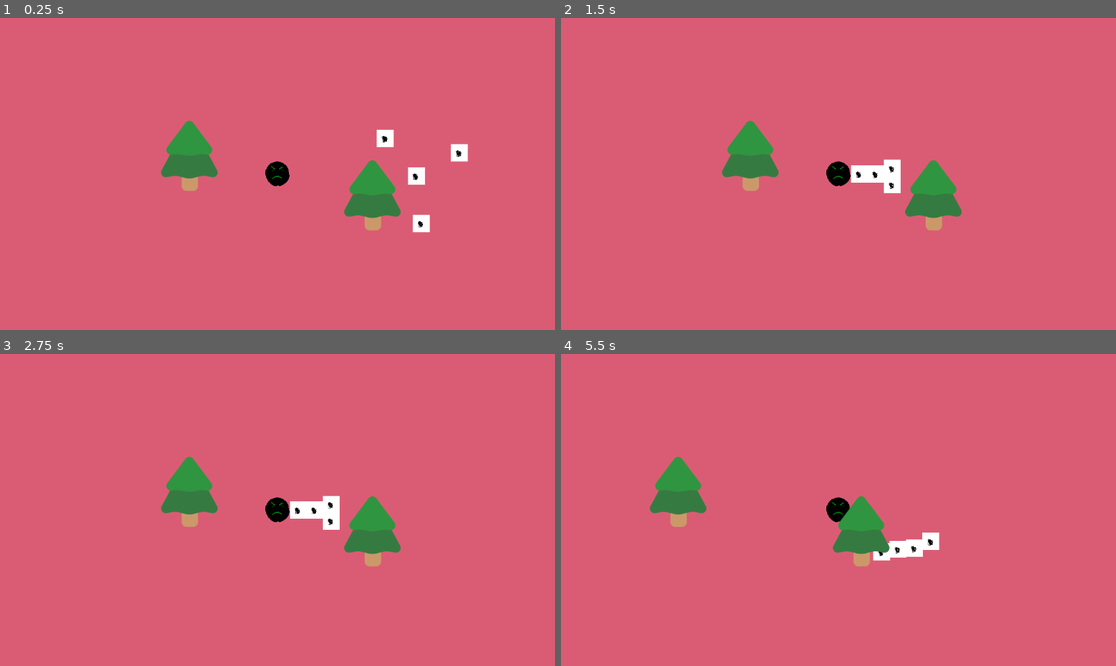
Above: before the commit, frames 1-4 (two rows, left to right).
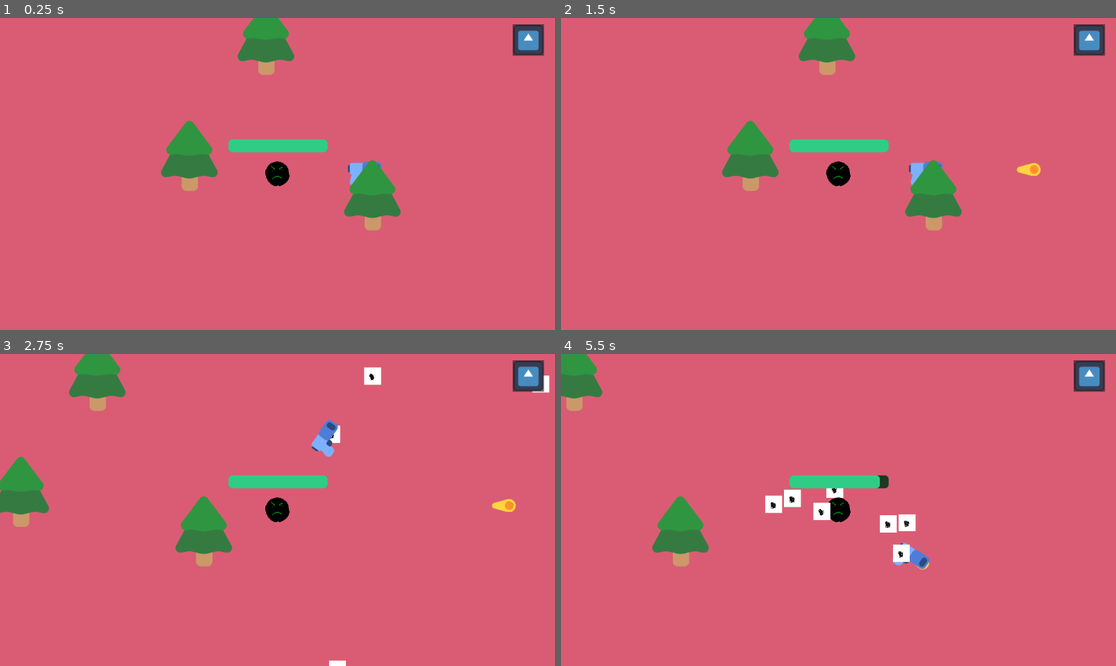
Above: after the commit, the same moments.

Repository: Reshlynt/StickArms
Game: Godot game, scene res://scene/StickRaceGame.tscn
The game is run twice, just before and just after one commit, with the same random seed, the same clock (stepped at 60 frames per second) and the same inputs. The engine's default icon, where the game draws it, is replaced by a stand-in: a white triangle on a blue panel in a dark square.
Inputs (mouse positions are in pixels of both pictures, inside the frame that each line leads up to):
- Up to frame 1 (0.25 s): no input
- Up to frame 2 (1.5 s): click (1088, 39) at 0.52 s; click (838, 217) at 1.25 s, where only the run after the commit has a clickable "Resume"
- Up to frame 3 (2.75 s): hold D (move_right) from 2.03 s (still down)
- Up to frame 4 (5.5 s): release D (move_right) at 2.78 s; hold S (move_down) 2.78-3.53 s; hold D (move_right) 3.53-4.28 s; hold W (move_up) 4.28-5.03 s; hold A (move_left) from 5.03 s (still down)

The runs differ from the first frame. In frame 1, 3.5% of the frame differs, in the area x 41-99%, y 0-69%; in frame 2, 3.6%; in frame 3, 9.1%, in the area x 0-99%, y 0-100%; in frame 4, 7.7%.

Commit message:
created basic scripts, pause menu, and restart game

Diff:
--- a/enemies/enemy.tscn
+++ b/enemies/enemy.tscn
@@ -7,6 +7,8 @@
 size = Vector2(34, 34)
 
 [node name="Enemy" type="CharacterBody2D"]
+collision_layer = 2
+collision_mask = 3
 script = ExtResource("1_1lb3c")
 
 [node name="Sprite2D" type="Sprite2D" parent="."]
--- a/scene/StickRaceGame.tscn
+++ b/scene/StickRaceGame.tscn
@@ -1,11 +1,20 @@
-[gd_scene load_steps=4 format=3 uid="uid://cn88yvujw1flg"]
+[gd_scene load_steps=7 format=3 uid="uid://cn88yvujw1flg"]
 
+[ext_resource type="Script" path="res://scene/game_manager.gd" id="1_h4cdg"]
 [ext_resource type="PackedScene" uid="uid://bdhnytpd8u7s2" path="res://scene/player.tscn" id="1_p3jh8"]
 [ext_resource type="PackedScene" uid="uid://o287tvwofyxp" path="res://scene/tree.tscn" id="2_m4uln"]
-[ext_resource type="PackedScene" uid="uid://dpd0jj5b88wwe" path="res://enemies/enemy.tscn" id="3_7nock"]
+[ext_resource type="Texture2D" uid="uid://dpecgfk23omgh" path="res://icon.svg" id="4_26u7q"]
+[ext_resource type="Script" path="res://scene/pause_manager.gd" id="5_prhwm"]
+
+[sub_resource type="Curve2D" id="Curve2D_vc822"]
+_data = {
+"points": PackedVector2Array(0, 0, 0, 0, -149, -176, 0, 0, 0, 0, -151, 852, 0, 0, 0, 0, 1474, 846, 0, 0, 0, 0, 1472, -171, 0, 0, 0, 0, -149, -176)
+}
+point_count = 5
 
 [node name="Game" type="Node2D"]
 y_sort_enabled = true
+script = ExtResource("1_h4cdg")
 
 [node name="Player" parent="." instance=ExtResource("1_p3jh8")]
 unique_name_in_owner = true
@@ -19,20 +28,142 @@
 offset_bottom = 648.0
 color = Color(0.856006, 0.361786, 0.456508, 1)
 
+[node name="Camera2D2" type="Camera2D" parent="Player"]
+
+[node name="Path2D" type="Path2D" parent="Player"]
+position = Vector2(-576, -324)
+curve = SubResource("Curve2D_vc822")
+
+[node name="PathFollow2D" type="PathFollow2D" parent="Player/Path2D"]
+unique_name_in_owner = true
+position = Vector2(-149, -176)
+rotation = 1.57274
+
 [node name="Tree" parent="." instance=ExtResource("2_m4uln")]
 position = Vector2(393, 352)
 
 [node name="Tree2" parent="." instance=ExtResource("2_m4uln")]
 position = Vector2(773, 434)
 
-[node name="Enemy" parent="." instance=ExtResource("3_7nock")]
-position = Vector2(939, 329)
+[node name="Tree3" parent="." instance=ExtResource("2_m4uln")]
+position = Vector2(552, 111)
 
-[node name="Enemy2" parent="." instance=ExtResource("3_7nock")]
-position = Vector2(871, 226)
+[node name="Timer" type="Timer" parent="."]
+wait_time = 0.4
+autostart = true
 
-[node name="Enemy3" parent="." instance=ExtResource("3_7nock")]
-position = Vector2(945, 451)
+[node name="GameOver" type="CanvasLayer" parent="."]
+unique_name_in_owner = true
+visible = false
 
-[node name="Enemy4" parent="." instance=ExtResource("3_7nock")]
-position = Vector2(1028, 271)
+[node name="ColorRect" type="ColorRect" parent="GameOver"]
+anchors_preset = 15
+anchor_right = 1.0
+anchor_bottom = 1.0
+grow_horizontal = 2
+grow_vertical = 2
+color = Color(0.299547, 0.299547, 0.299547, 0.572549)
+
+[node name="Label" type="Label" parent="GameOver/ColorRect"]
+layout_mode = 1
+anchors_preset = 8
+anchor_left = 0.5
+anchor_top = 0.5
+anchor_right = 0.5
+anchor_bottom = 0.5
+offset_left = -135.0
+offset_top = -49.0
+offset_right = 135.0
+offset_bottom = 50.0
+grow_horizontal = 2
+grow_vertical = 2
+theme_override_font_sizes/font_size = 81
+text = "Game Over"
+horizontal_alignment = 1
+
+[node name="Retry" type="Button" parent="GameOver/ColorRect"]
+process_mode = 2
+layout_mode = 1
+anchors_preset = 8
+anchor_left = 0.5
+anchor_top = 0.5
+anchor_right = 0.5
+anchor_bottom = 0.5
+offset_left = -104.0
+offset_top = 61.0
+offset_right = 104.0
+offset_bottom = 119.0
+grow_horizontal = 2
+grow_vertical = 2
+theme_override_font_sizes/font_size = 36
+action_mode = 0
+text = "Retry"
+
+[node name="HeadUpDisplay" type="CanvasLayer" parent="."]
+process_mode = 3
+
+[node name="PauseButton" type="Button" parent="HeadUpDisplay"]
+anchors_preset = 1
+anchor_left = 1.0
+anchor_right = 1.0
+offset_left = -88.0
+offset_top = 13.0
+offset_right = 48.0
+offset_bottom = 149.0
+grow_horizontal = 0
+scale = Vector2(0.48086, 0.48086)
+icon = ExtResource("4_26u7q")
+
+[node name="PauseScreen" type="ColorRect" parent="HeadUpDisplay"]
+unique_name_in_owner = true
+visible = false
+anchors_preset = 15
+anchor_right = 1.0
+anchor_bottom = 1.0
+grow_horizontal = 2
+grow_vertical = 2
+color = Color(0.299547, 0.299547, 0.299547, 0.572549)
+
+[node name="Label" type="Label" parent="HeadUpDisplay/PauseScreen"]
+layout_mode = 1
+anchors_preset = 8
+anchor_left = 0.5
+anchor_top = 0.5
+anchor_right = 0.5
+anchor_bottom = 0.5
+offset_left = -135.0
+offset_top = -49.0
+offset_right = 135.0
+offset_bottom = 50.0
+grow_horizontal = 2
+grow_vertical = 2
+theme_override_font_sizes/font_size = 81
+text = "Paused"
+horizontal_alignment = 1
+
+[node name="ResumeButton" type="Button" parent="HeadUpDisplay/PauseScreen"]
+process_mode = 2
+layout_mode = 1
+anchors_preset = 8
+anchor_left = 0.5
+anchor_top = 0.5
+anchor_right = 0.5
+anchor_bottom = 0.5
+offset_left = -104.0
+offset_top = 61.0
+offset_right = 104.0
+offset_bottom = 119.0
+grow_horizontal = 2
+grow_vertical = 2
+theme_override_font_sizes/font_size = 36
+action_mode = 0
+text = "Resume"
+
+[node name="PauseManager" type="Node" parent="."]
+script = ExtResource("5_prhwm")
+
+[connection signal="health_depleted" from="Player" to="." method="_on_player_health_depleted"]
+[connection signal="timeout" from="Timer" to="." method="_on_timer_timeout"]
+[connection signal="pressed" from="GameOver/ColorRect/Retry" to="." method="_on_retry_pressed"]
+[connection signal="pressed" from="HeadUpDisplay/PauseButton" to="PauseManager" method="_on_pause_button_pressed"]
+[connection signal="pressed" from="HeadUpDisplay/PauseScreen/ResumeButton" to="PauseManager" method="_on_resume_button_pressed"]
--- /dev/null
+++ b/scene/bullet.tscn
@@ -0,0 +1,22 @@
+[gd_scene load_steps=4 format=3 uid="uid://ba1kk14dmorq"]
+
+[ext_resource type="Script" path="res://script/bullet.gd" id="1_m11xe"]
+[ext_resource type="Texture2D" uid="uid://buqvqtx6bpkgw" path="res://test-assets/projectile.png" id="2_adjbd"]
+
+[sub_resource type="CircleShape2D" id="CircleShape2D_d2vcx"]
+radius = 18.0278
+
+[node name="bullet" type="Area2D"]
+top_level = true
+collision_layer = 0
+collision_mask = 3
+script = ExtResource("1_m11xe")
+
+[node name="Projectile" type="Sprite2D" parent="."]
+position = Vector2(-10, 0)
+texture = ExtResource("2_adjbd")
+
+[node name="CollisionShape2D" type="CollisionShape2D" parent="."]
+shape = SubResource("CircleShape2D_d2vcx")
+
+[connection signal="body_entered" from="." to="." method="_on_body_entered"]
--- /dev/null
+++ b/scene/game_manager.gd
@@ -0,0 +1,22 @@
+extends Node2D
+
+#spawns enemies on the path2d node.
+func spawn_mob():
+	var new_mob = preload("res://enemies/enemy.tscn").instantiate()
+	%PathFollow2D.progress_ratio = randf()
+	new_mob.global_position = %PathFollow2D.global_position
+	add_child(new_mob)
+
+# Mob spawner
+func _on_timer_timeout() -> void:
+	spawn_mob()
+
+# Game over screen on player defeat
+func _on_player_health_depleted() -> void:
+	%GameOver.visible = true
+	get_tree().paused = true
+
+# Restart the game
+func _on_retry_pressed() -> void:
+	get_tree().paused = false
+	get_tree().reload_current_scene()
--- /dev/null
+++ b/scene/gun.tscn
@@ -0,0 +1,31 @@
+[gd_scene load_steps=4 format=3 uid="uid://kr7xtgdk33kd"]
+
+[ext_resource type="Script" path="res://script/gun.gd" id="1_1qvb5"]
+[ext_resource type="Texture2D" uid="uid://b2cyxqjxu10vn" path="res://test-assets/pistol.png" id="2_b3p08"]
+
+[sub_resource type="CircleShape2D" id="CircleShape2D_cu0se"]
+radius = 569.225
+
+[node name="Gun" type="Area2D"]
+collision_layer = 0
+collision_mask = 2
+script = ExtResource("1_1qvb5")
+
+[node name="CollisionShape2D" type="CollisionShape2D" parent="."]
+shape = SubResource("CircleShape2D_cu0se")
+
+[node name="Weapon Pivot" type="Marker2D" parent="."]
+
+[node name="Pistol" type="Sprite2D" parent="Weapon Pivot"]
+position = Vector2(181, 0)
+texture = ExtResource("2_b3p08")
+
+[node name="ShootPoint" type="Marker2D" parent="Weapon Pivot/Pistol"]
+unique_name_in_owner = true
+position = Vector2(24, -10)
+
+[node name="Timer" type="Timer" parent="."]
+wait_time = 0.3
+autostart = true
+
+[connection signal="timeout" from="Timer" to="." method="_on_timer_timeout"]
--- /dev/null
+++ b/scene/pause_manager.gd
@@ -0,0 +1,11 @@
+extends Node
+# Pause game
+func _on_pause_button_pressed() -> void:
+	get_tree().paused = true
+	%PauseScreen.visible = true
+
+
+# Resume game
+func _on_resume_button_pressed() -> void:
+	%PauseScreen.visible = false
+	get_tree().paused = false
--- a/scene/player.tscn
+++ b/scene/player.tscn
@@ -1,10 +1,28 @@
-[gd_scene load_steps=4 format=3 uid="uid://bdhnytpd8u7s2"]
+[gd_scene load_steps=8 format=3 uid="uid://bdhnytpd8u7s2"]
 
 [ext_resource type="Script" path="res://script/player.gd" id="1_g1wyw"]
 [ext_resource type="Texture2D" uid="uid://cqoiohxmawnud" path="res://test-assets/not-happy-ball.png" id="2_dm3nd"]
+[ext_resource type="PackedScene" uid="uid://kr7xtgdk33kd" path="res://scene/gun.tscn" id="3_s8hnx"]
 
 [sub_resource type="CircleShape2D" id="CircleShape2D_meo1u"]
 radius = 26.0
+
+[sub_resource type="CircleShape2D" id="CircleShape2D_2a53m"]
+radius = 33.0606
+
+[sub_resource type="StyleBoxFlat" id="StyleBoxFlat_nq8o5"]
+bg_color = Color(0.0745098, 0.223529, 0.137255, 0.968627)
+corner_radius_top_left = 8
+corner_radius_top_right = 8
+corner_radius_bottom_right = 8
+corner_radius_bottom_left = 8
+
+[sub_resource type="StyleBoxFlat" id="StyleBoxFlat_su122"]
+bg_color = Color(0.188235, 0.8, 0.52549, 1)
+corner_radius_top_left = 8
+corner_radius_top_right = 8
+corner_radius_bottom_right = 8
+corner_radius_bottom_left = 8
 
 [node name="Player" type="CharacterBody2D"]
 script = ExtResource("1_g1wyw")
@@ -19,4 +37,26 @@
 [node name="CollisionShape2D" type="CollisionShape2D" parent="."]
 shape = SubResource("CircleShape2D_meo1u")
 
-[node name="Camera2D" type="Camera2D" parent="."]
+[node name="Gun" parent="." instance=ExtResource("3_s8hnx")]
+
+[node name="HurtBox" type="Area2D" parent="."]
+unique_name_in_owner = true
+collision_layer = 0
+collision_mask = 2
+
+[node name="CollisionShape2D" type="CollisionShape2D" parent="HurtBox"]
+light_mask = 0
+visibility_layer = 2
+shape = SubResource("CircleShape2D_2a53m")
+debug_color = Color(0.925022, 0.203444, 0.465446, 0.42)
+
+[node name="ProgressBar" type="ProgressBar" parent="."]
+unique_name_in_owner = true
+offset_left = -102.0
+offset_top = -72.0
+offset_right = 104.0
+offset_bottom = -45.0
+theme_override_styles/background = SubResource("StyleBoxFlat_nq8o5")
+theme_override_styles/fill = SubResource("StyleBoxFlat_su122")
+value = 100.0
+show_percentage = false
--- /dev/null
+++ b/script/bullet.gd
@@ -0,0 +1,21 @@
+extends Area2D
+
+const SPEED: int = 1000
+const RANGE: int = 1200
+
+var travel_distance = 0
+
+# Allows the bullet to travel a distance and destroys itself if it exceedds a limit.
+func _physics_process(delta: float):
+	var direction = Vector2.RIGHT.rotated(rotation)
+	position += direction * SPEED * delta
+
+	travel_distance += SPEED * delta
+	if travel_distance > RANGE:
+		queue_free()
+
+# Signal to determine if some body node has entered this one.
+func _on_body_entered(body: Node2D) -> void:
+	queue_free()
+	if body.has_method("take_damage"):
+		body.take_damage()
--- a/script/enemy.gd
+++ b/script/enemy.gd
@@ -1,9 +1,24 @@
 extends CharacterBody2D
 # player node reference
-@onready var player = get_node(%Player.get_path())
+@onready var player: Node = get_node("/root/Game/Player")
+#enemy health
+@export var health = 3
 
+# Loads at beginning of game.
+func _ready() -> void:
+	# Call on animation function
+	pass
+
+# finding the player based the distance between the enemy and player
 func _physics_process(delta: float):
-	# finding the player based the distance between the slime and player
 	var direction = global_position.direction_to(player.global_position)
 	velocity = direction * 300.0
 	move_and_slide()
+
+#function to allow enemies to take damage by the player
+func take_damage():
+	health -= 1
+
+	if health == 0:
+		queue_free()
+		# add death animate if needed
--- /dev/null
+++ b/script/gun.gd
@@ -0,0 +1,20 @@
+extends Area2D
+
+# Finds the first enemy that is in range of the player.
+func _physics_process(delta: float) -> void:
+	var enemies_in_range = get_overlapping_bodies()
+	if enemies_in_range.size() > 0:
+		var target_enemy = enemies_in_range.front()
+		look_at(target_enemy.global_position)
+
+# Create the projectile scene
+func shoot():
+	const BULLET = preload("res://scene/bullet.tscn")
+	var new_bullet = BULLET.instantiate()
+	new_bullet.global_position = %ShootPoint.global_position
+	new_bullet.global_rotation = %ShootPoint.global_rotation
+	%ShootPoint.add_child(new_bullet)
+
+
+func _on_timer_timeout() -> void:
+	shoot()
--- a/script/player.gd
+++ b/script/player.gd
@@ -1,8 +1,23 @@
 extends CharacterBody2D
+signal health_depleted
+# adds code on top of Godot code
+# in CharacterBody2D
+var health = 100.0
+const DAMAGE_RATE = 5.0
 @export var SPEED: int = 60
 
 # Operations in pixels per second
+# Moves the player
 func _physics_process(delta: float) -> void:
 	var direction = Input.get_vector("move_left", "move_right", "move_up", "move_down")
 	velocity = direction * SPEED
 	move_and_slide()
+
+
+	var overlapping_mobs = %HurtBox.get_overlapping_bodies()
+	# decrease health
+	if overlapping_mobs.size() > 0:
+		health -= DAMAGE_RATE * overlapping_mobs.size() * delta
+		%ProgressBar.value = health
+		if health <= 0.0:
+			health_depleted.emit()
